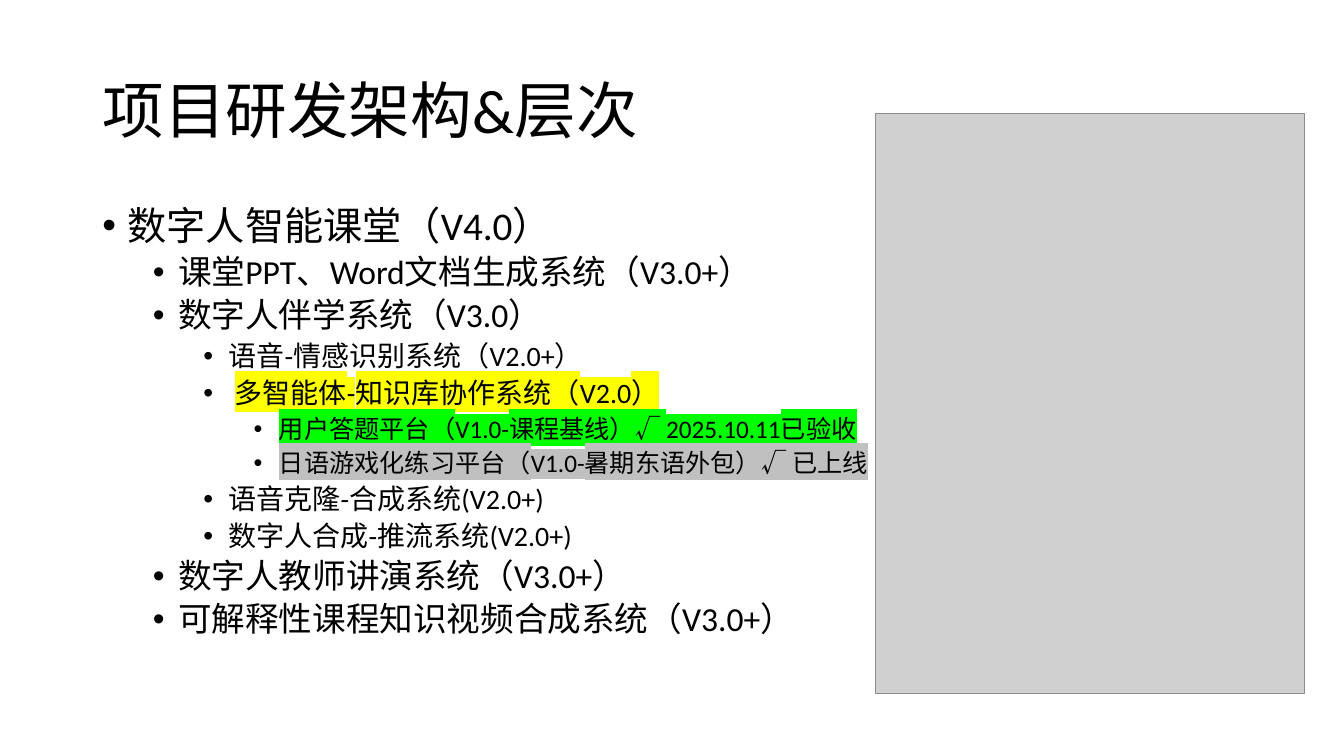
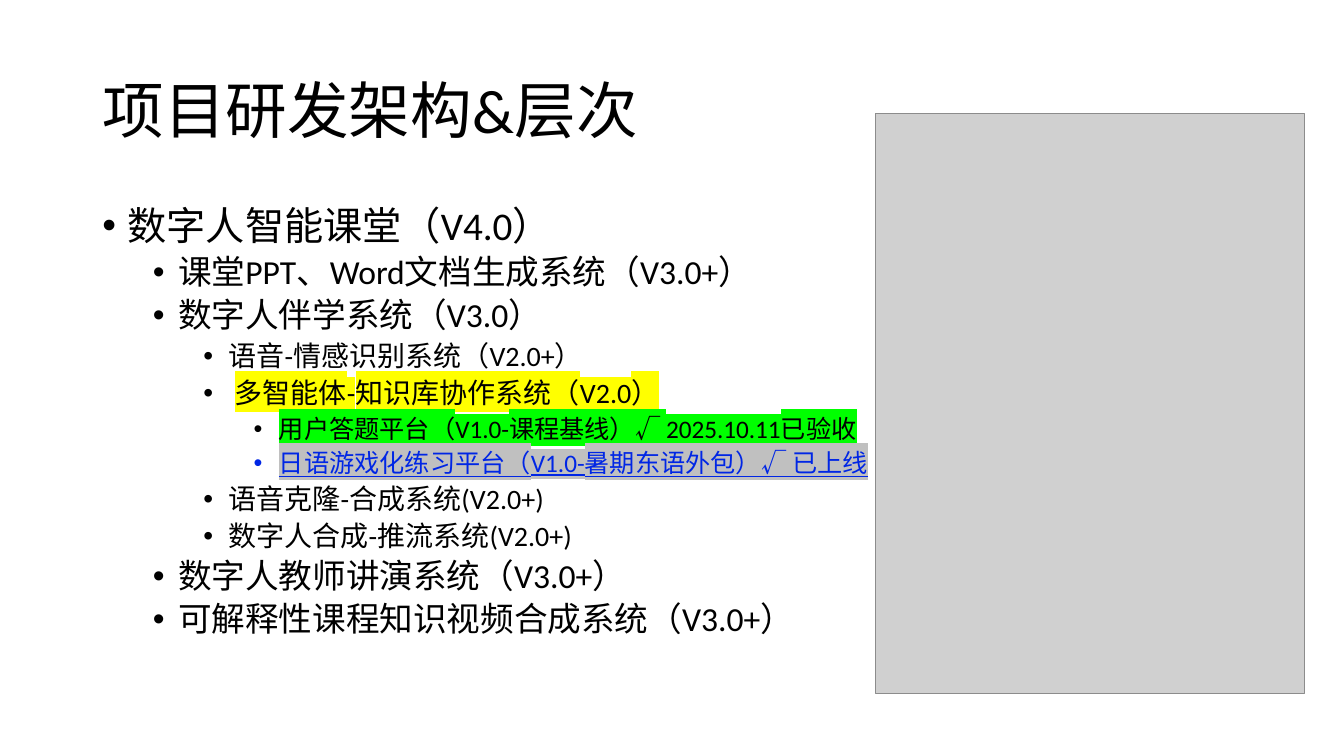
Before and after one commit to C32-SoundTech/SoundTech, a slide deck: slide 3 of docs/20251023-汇报/20251023-汇报.pptx (slide 2 before the commit). Drawn at 1344x756 pixels with LibreOffice and Linux fonts; fonts in the diff are those of the drawing; grey boxes stand for pictures. Boxes give left, top, right and bottom in pixels: in the first picture for what was removed or moved away, otherwise in the second. Text is boxed around its words. In the diff, an @@ line names an element or a change of style, - is before the commit and + after.

```diff
--- a/docs/20251023-汇报/20251023-汇报.pptx
+++ b/docs/20251023-汇报/20251023-汇报.pptx
@@ text at <box>279,446,868,477</box>: text colour #000000 to #0026E5, underline on in "日语游戏化练习平台（V1.0-暑期东语外包）√ 已上线" @@
```
Also in this commit, not shown: 1 slide added.
